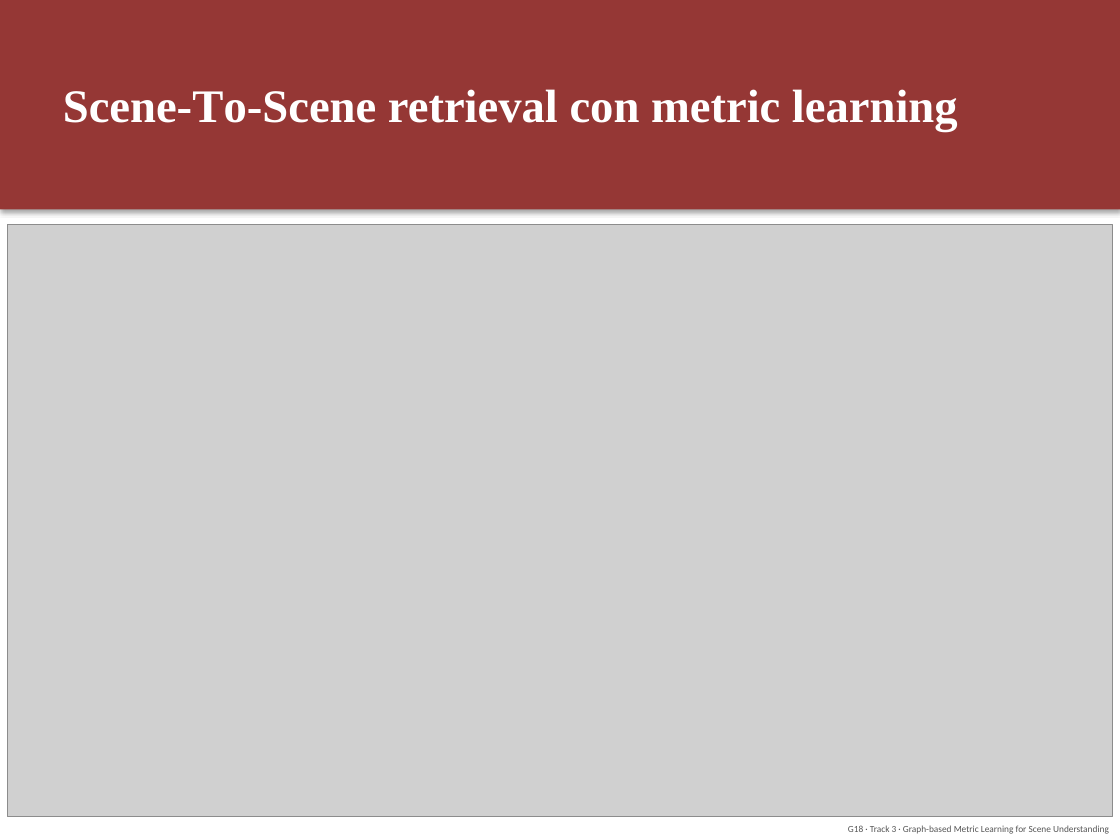
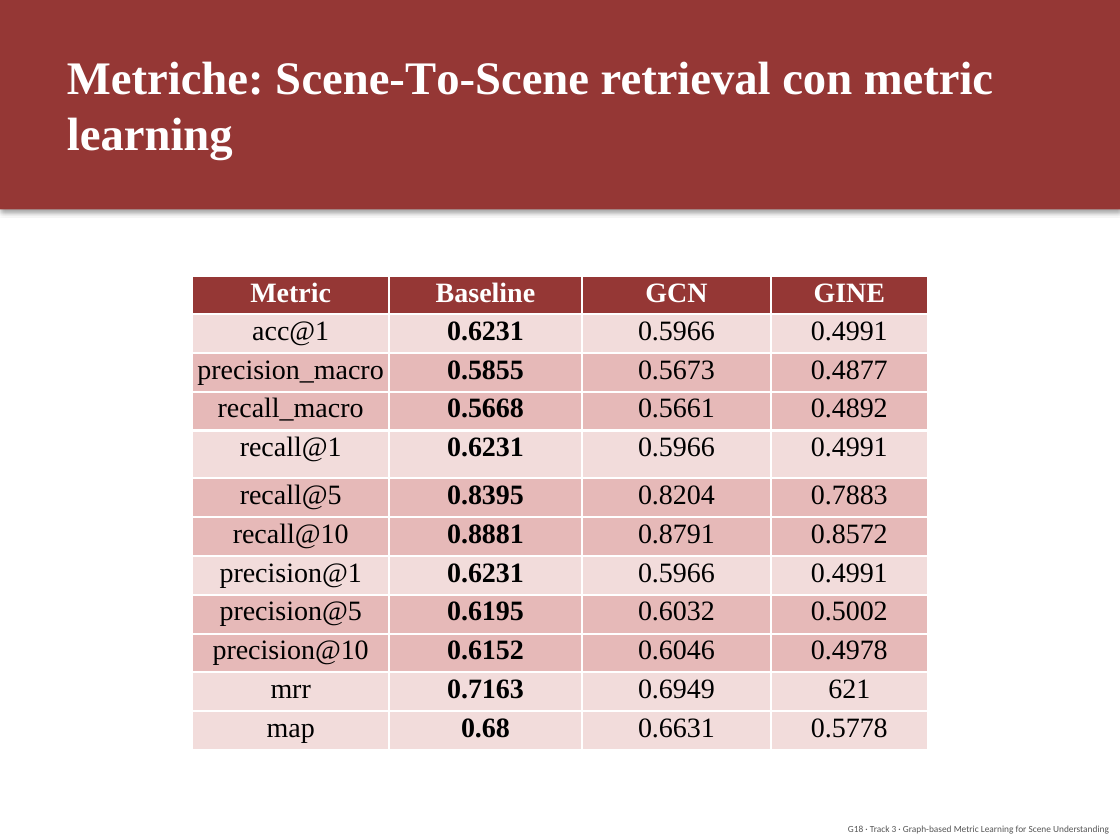
Before and after one commit to LenionK/dl26-projects, a slide deck: slide 8 of docs/presentazione_G18.pptx (slide 9 before the commit). Drawn at 1120x840 pixels with LibreOffice and Linux fonts; fonts in the diff are those of the drawing; grey boxes stand for pictures. Boxes give left, top, right and bottom in pixels: in the first picture for what was removed or moved away, otherwise in the second. Text is boxed around its words. In the diff, an @@ line names an element or a change of style, - is before the commit and + after.

```diff
--- a/docs/presentazione_G18.pptx
+++ b/docs/presentazione_G18.pptx
@@ text at [67, 61, 993, 160]: text changed @@
-Scene-To-Scene retrieval con metric learning
+Metriche: Scene-To-Scene retrieval con metric learning
@@ picture removed at [8, 225, 1113, 818] @@
@@ table added at [193, 277, 928, 750], 12 rows, 4 columns @@
+Metric | Baseline | GCN | GINE
+acc@1 | 0.6231 | 0.5966 | 0.4991
+precision_macro | 0.5855 | 0.5673 | 0.4877
+recall_macro | 0.5668 | 0.5661 | 0.4892
+recall@1 | 0.6231 | 0.5966 | 0.4991
+recall@5 | 0.8395 | 0.8204 | 0.7883
+recall@10 | 0.8881 | 0.8791 | 0.8572
+precision@1 | 0.6231 | 0.5966 | 0.4991
+precision@5 | 0.6195 | 0.6032 | 0.5002
+precision@10 | 0.6152 | 0.6046 | 0.4978
+mrr | 0.7163 | 0.6949 | 621
+map | 0.68 | 0.6631 | 0.5778
```
Also in this commit, not shown: 7 other slides changed, 2 slides removed, 2 other files.
